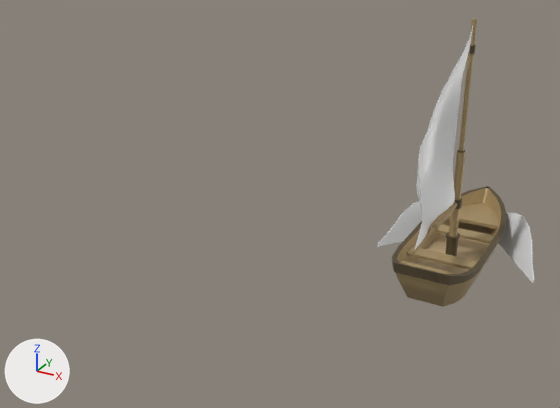
An edit to the FBX model Pirate's Dilemma/Assets/Art/Models/Environments/Ship_small.fbx, drawn before and after from the same camera.
One viewpoint serves both versions: a camera (50 mm lens) standing at (0.061, -0.921, 0.701) and looking at (-0.537, 0.166, 0.157). The lights are fixed; the arrows at lower left show +X, +Y and +Z.

Objects in the first picture: 'Splashes', 'pCube5'.
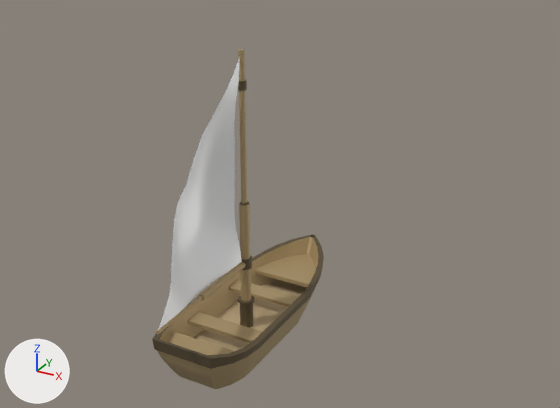
Where the change shows, as pixel boxes [x1, y1, x2, y2] in the pictures (560 x 408 px):
'pCube5', moved
    before: [392, 19, 506, 307]
    after: [152, 49, 324, 389]
'Splashes', reshaped, moved, turned, rescaled (not visible afterwards)
    before: [378, 201, 534, 283]
part 1 of me_plane_001, deleted
    before: [378, 201, 534, 283]

What changed in the scene script:
```text
Change me_plane_001:
    used by ob_splashes; parent = ob_pcube5; location = (-11.35, 12.34, -13.41); rotation_euler = (-0.384, 0.952, -0.0163), in degrees (-22, 55, -0.9); scale = (13.0, 13.0, 13.0)
    remove me_plane_001.from_pydata(...)  # 72 vertices, 68 faces; spans x -1.0..1.02, y -1.68..-0.41, z 0.0..1.79
    add me_plane_001.from_pydata(...)  # 71 vertices, 68 faces; spans x -0.12..0.12, y 0.01..0.19, z 0.0..0.06
    me_plane_001 part 1: the whole mesh is rebuilt
    me_plane_001 part 2: the surface is now shaded smooth
Change ob_pcube5:
    ob_pcube5.location: (-0.283, 0.383, 0.0) -> (-0.5, 0.0, 0.0)
Change ob_splashes:
    ob_splashes.rotation_euler: (-0.384, 0.952, -0.0163) -> (0.0, 0.0, 0.0)  # degrees (-22, 55, -0.9) -> degrees (0, 0, 0)
    ob_splashes.scale: (13.0, 13.0, 13.0) -> (1.0, 1.0, 1.0)
    ob_splashes.location: (-11.35, 12.34, -13.41) -> (-50.0, 0.0, 0.0)
```
